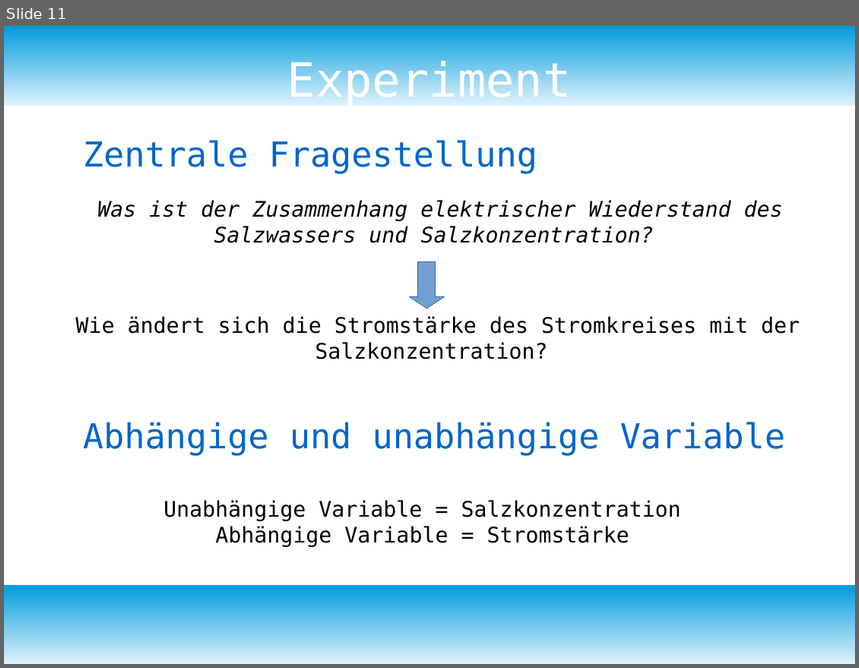
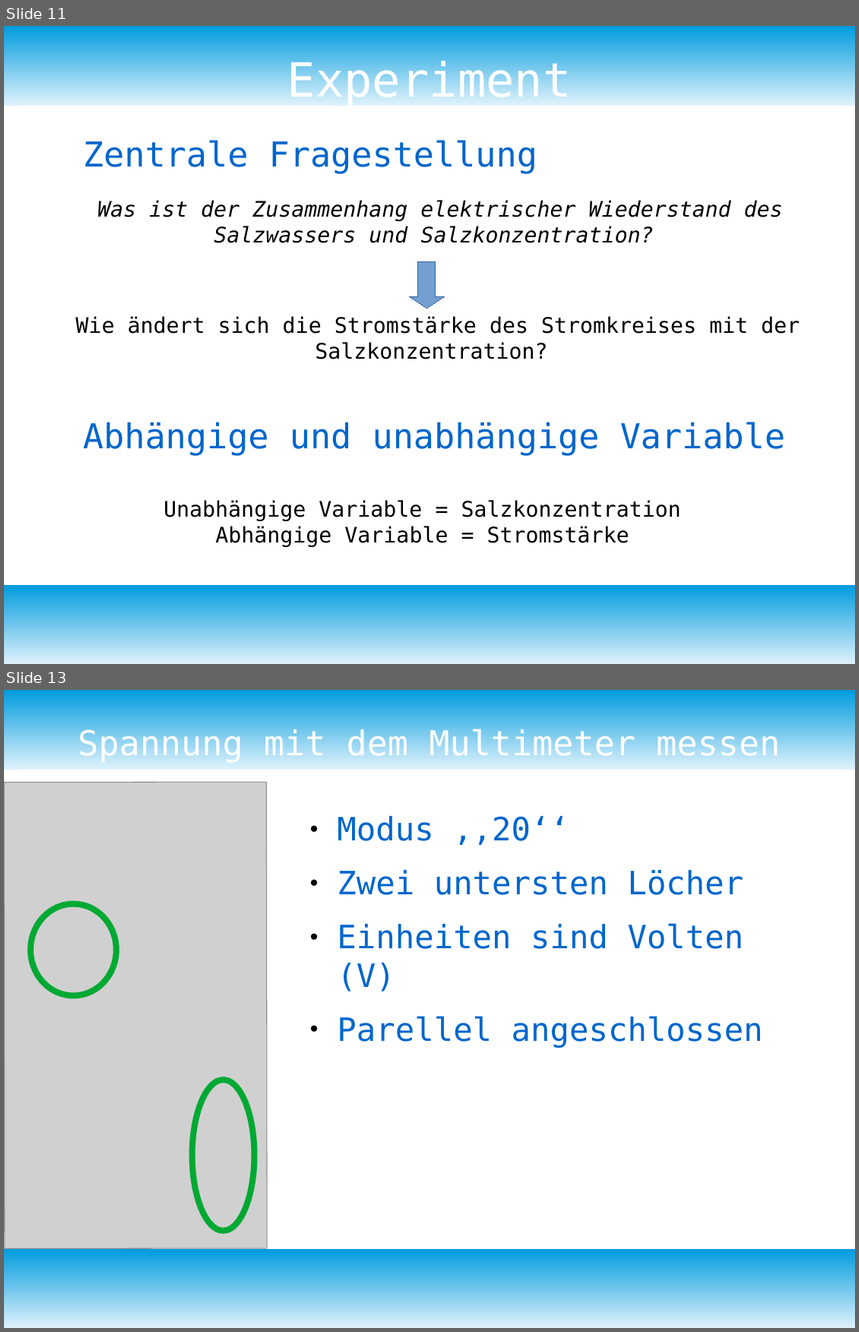
Before and after one commit to bearums/teaching, a slide deck: B5/physik/D12/2)Elektromagnetismus/07_Wiederstand_messen/Wiederstand.odp. Shown one above the other, each under a label of ours: slide 11 before the commit, slides 11 and 13 after it; the slides between them are not shown. The pictures are 859x668 and 859x1332 pixels, drawn with LibreOffice and Linux fonts; fonts in the diff are those of the drawing; grey boxes stand for pictures. Boxes give left, top, right and bottom in pixels: in the first picture for what was removed or moved away, otherwise in the second. Text is boxed around its words. In the diff, an @@ line names an element or a change of style, - is before the commit and + after.

```diff
--- a/B5/physik/D12/2)Elektromagnetismus/07_Wiederstand_messen/Wiederstand.odp
+++ b/B5/physik/D12/2)Elektromagnetismus/07_Wiederstand_messen/Wiederstand.odp
@@ slide 13 added at [4, 690, 855, 1328], background #FFFFFF; not listed: 2 template elements that a slide beside it also shows @@
@@ title added at [78, 728, 780, 763], 32 pt, text #FFFFFF @@
+Spannung mit dem Multimeter messen
@@ picture added at [4, 783, 267, 1249] @@
@@ text added at [337, 816, 763, 1048], 30 pt, text #0066CC @@
+● Modus ,,20‘‘
+● Zwei untersten Löcher
+● Einheiten sind Volten (V)
+● Parellel angeschlossen
@@ ellipse added at [31, 904, 116, 996], outline #00A933 5.67 pt @@
@@ ellipse added at [192, 1080, 255, 1231], outline #00A933 5.67 pt @@
```
Also in this commit, not shown: 1 other slide added, 1 slide removed, 14 other files.
